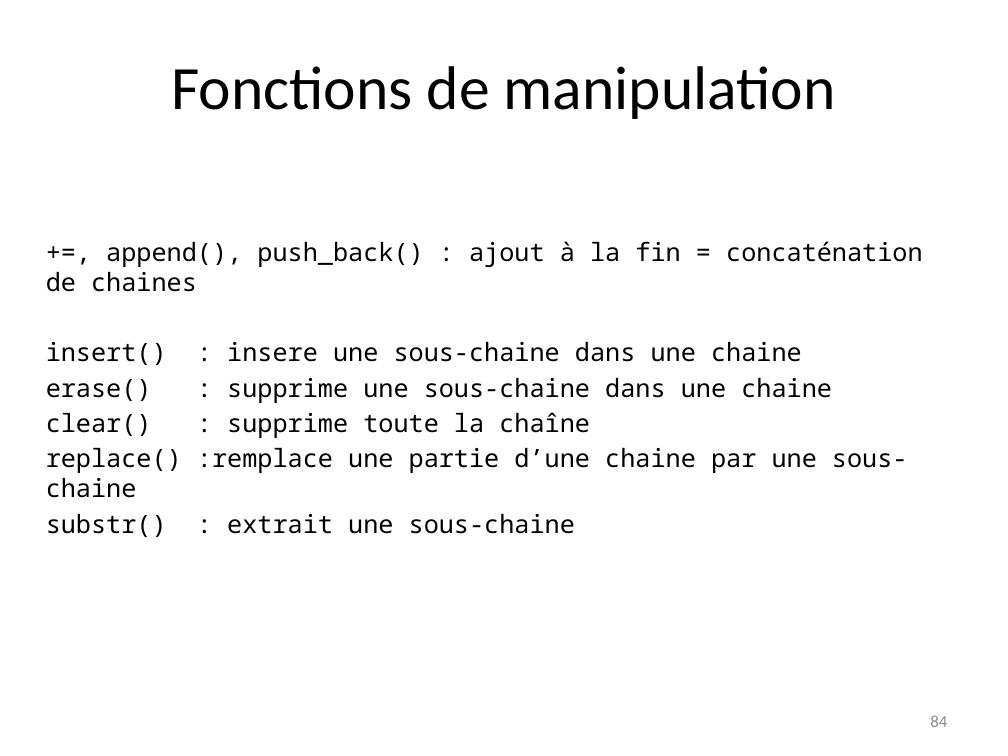
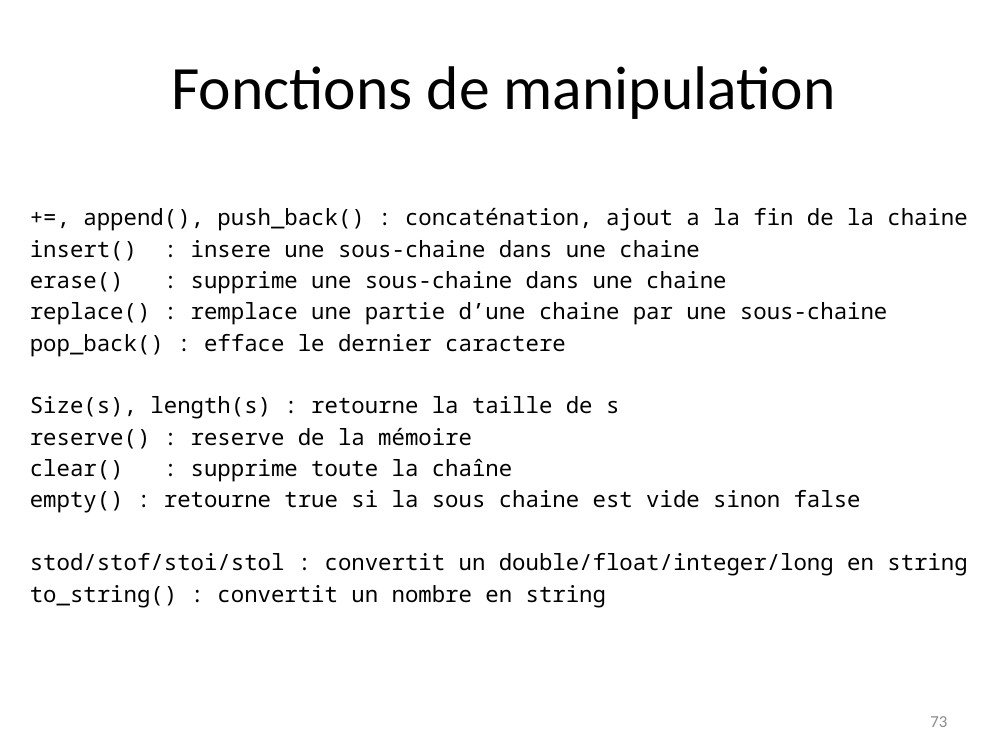
Before and after one commit to manu5801/cours-cplusplus, a slide deck: slide 73 of stl/F_C++_STL.pptx (slide 84 before the commit). Drawn at 1008x756 pixels with LibreOffice and Linux fonts; fonts in the diff are those of the drawing. Boxes give left, top, right and bottom in pixels: in the first picture for what was removed or moved away, otherwise in the second. Text is boxed around its words. In the diff, an @@ line names an element or a change of style, - is before the commit and + after.

Commit message:
Ajout de la partie sur la stl

```diff
--- a/stl/F_C++_STL.pptx
+++ b/stl/F_C++_STL.pptx
@@ text "+=, append(), push_back() : concaténation, ...": place and size @@
-text "+=, append(), push_back() : concaténation, ..." at (46, 241, 923, 537)
+text "+=, append(), push_back() : concaténation, ..." at (30, 208, 967, 607)
@@ text at (83, 208, 967, 231): text changed; size 18 to 16 pt @@
-+=, append(), push_back() : ajout à la fin = concaténation de chaines
++=, append(), push_back() : concaténation, ajout a la fin de la chaine
@@ text at (30, 240, 726, 482): size 18 to 16 pt in "insert() : insere une sous-chaine dans une ...", "erase() : supprime une sous-chaine dans une ...", "clear() : supprime toute la chaîne" @@
@@ text at (30, 302, 887, 449): paragraphs added @@
+replace() : remplace une partie d’une chaine par une sous-chaine
+pop_back() : efface le dernier caractere
+Size(s), length(s) : retourne la taille de s
+reserve() : reserve de la mémoire
@@ text at (30, 490, 967, 607): text changed; size 18 to 16 pt @@
-replace() :remplace une partie d’une chaine par une sous-chaine
-substr() : extrait une sous-chaine
+empty() : retourne true si la sous chaine est vide sinon false
+stod/stof/stoi/stol : convertit un double/float/integer/long en string
+to_string() : convertit un nombre en string
@@ page number at (930, 716, 947, 727): text changed @@
-84
+73
```
Also in this commit, not shown: 19 other slides changed, 5 slides added, 3 slides removed, 27 other files.
